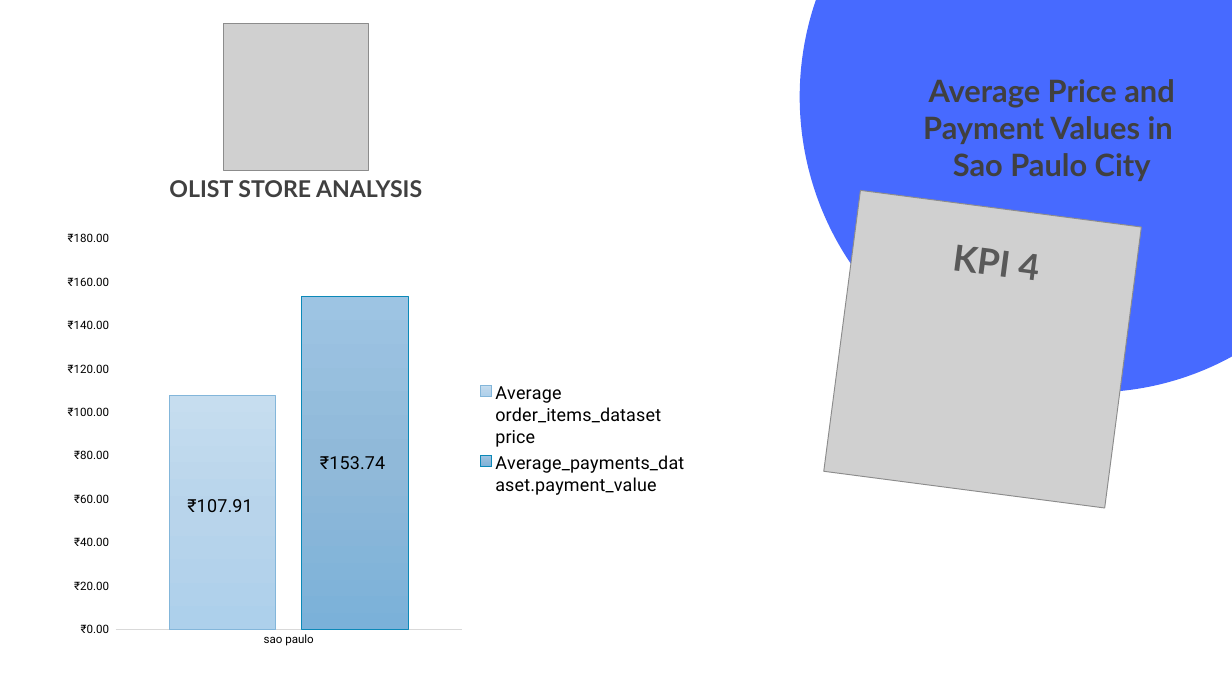
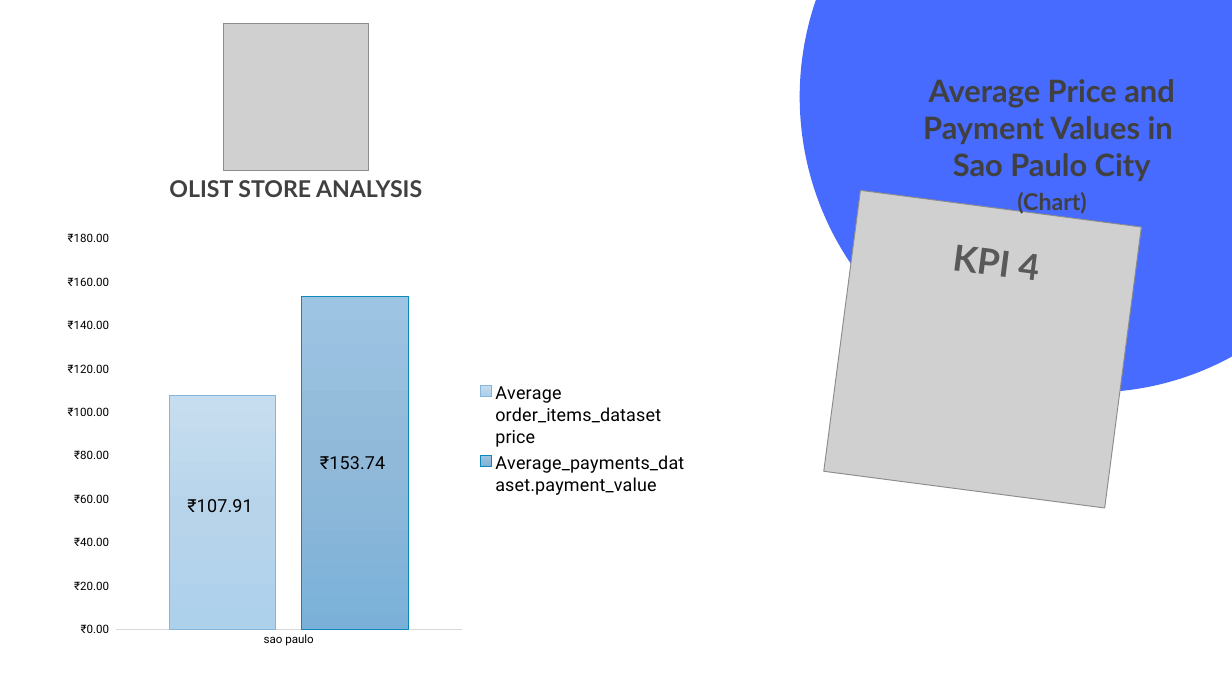
Before and after one commit to piiyuush/E-Commerce--Olist-Store-Analysis, a slide deck: slide 10 of OLIST STORE ANALYSIS PIYUSH PRADHAN PPT.pptx. Drawn at 1232x693 pixels with LibreOffice and Linux fonts; fonts in the diff are those of the drawing; grey boxes stand for pictures; background and template pictures are left out. Boxes give left, top, right and bottom in pixels: in the first picture for what was removed or moved away, otherwise in the second. Text is boxed around its words. In the diff, an @@ line names an element or a change of style, - is before the commit and + after.

```diff
--- a/OLIST STORE ANALYSIS PIYUSH PRADHAN PPT.pptx
+++ b/OLIST STORE ANALYSIS PIYUSH PRADHAN PPT.pptx
@@ text added at [1017, 192, 1086, 216], 18 pt, text #404040, bold @@
+(Chart)
```
Also in this commit, not shown: 5 other slides changed, 1 slide added, 3 other files.
